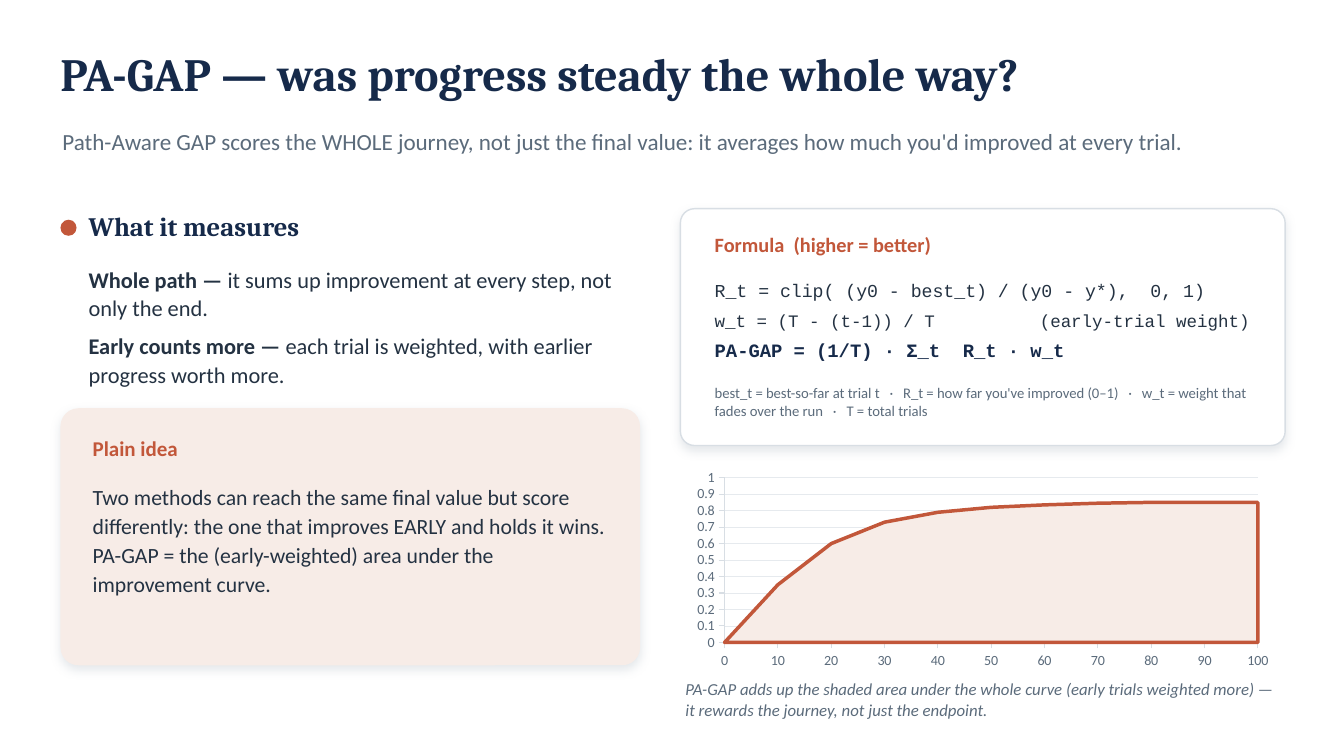
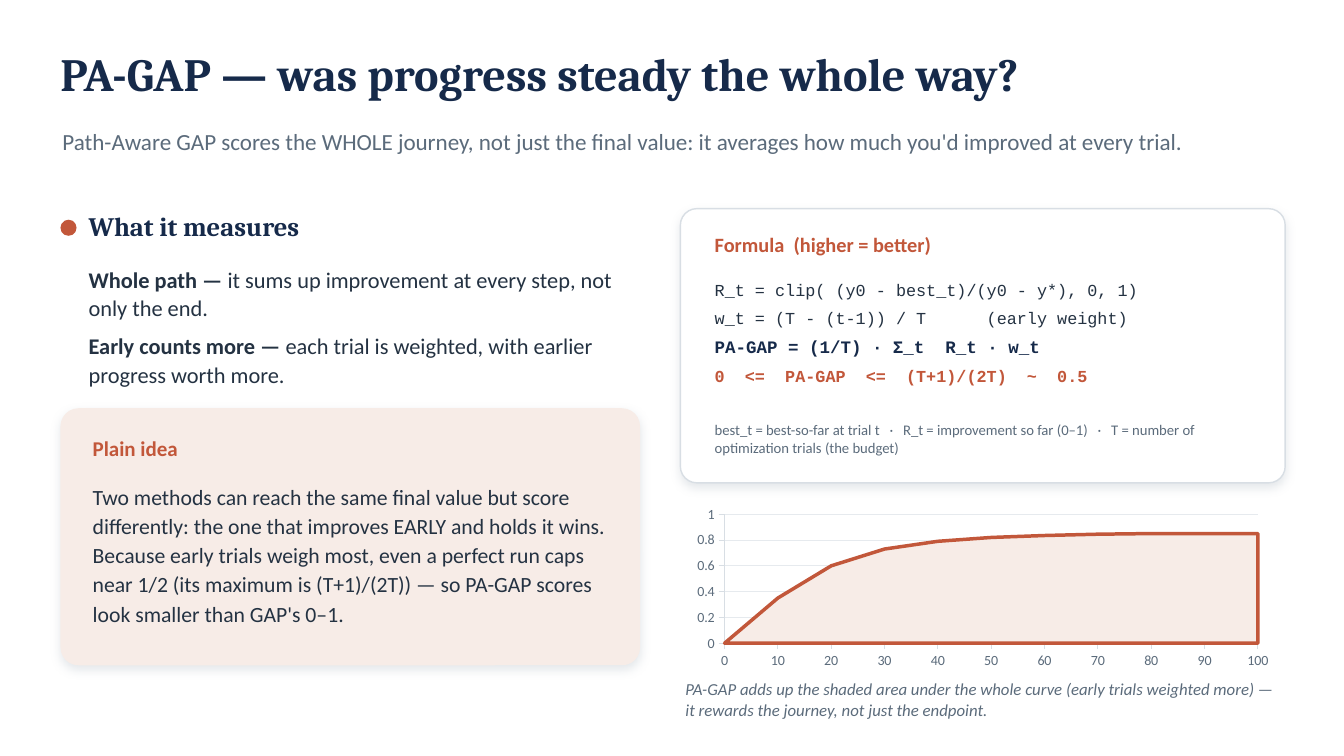
Before and after one commit to fmfsa/ccbo, a slide deck: slide 2 of slides/GAP_PA-GAP_explainer.pptx. Drawn at 1344x756 pixels with LibreOffice and Linux fonts; fonts in the diff are those of the drawing. Boxes give left, top, right and bottom in pixels: in the first picture for what was removed or moved away, otherwise in the second. Text is boxed around its words. In the diff, an @@ line names an element or a change of style, - is before the commit and + after.

```diff
--- a/slides/GAP_PA-GAP_explainer.pptx
+++ b/slides/GAP_PA-GAP_explainer.pptx
@@ rounded rectangle resized from (x1=681, y1=209, x2=1286, y2=446) to (x1=681, y1=209, x2=1286, y2=483) @@
@@ text at (x1=715, y1=284, x2=1138, y2=328): text changed; size 12.5 to 12 pt @@
-R_t = clip( (y0 - best_t) / (y0 - y*), 0, 1)
-w_t = (T - (t-1)) / T (early-trial weight)
+R_t = clip( (y0 - best_t)/(y0 - y*), 0, 1)
+w_t = (T - (t-1)) / T (early weight)
@@ text at (x1=715, y1=341, x2=1039, y2=357): size 13.5 to 12.5 pt in "PA-GAP = (1/T) · Σ_t R_t · ..." @@
@@ text at (x1=906, y1=370, x2=1087, y2=386): paragraph added @@
+0 <= PA-GAP <= (T+1)/(2T) ~ 0.5
@@ text at (x1=715, y1=424, x2=1195, y2=456): text changed @@
-best_t = best-so-far at trial t · R_t = how far you've improved (0–1) · w_t = weight that fades over the run · T = total trials
+best_t = best-so-far at trial t · R_t = improvement so far (0–1) · T = number of optimization trials (the budget)
@@ text at (x1=93, y1=490, x2=605, y2=622): text changed @@
-Two methods can reach the same final value but score differently: the one that improves EARLY and holds it wins. PA-GAP = the (early-weighted) area under the improvement curve.
+Two methods can reach the same final value but score differently: the one that improves EARLY and holds it wins. Because early trials weigh most, even a perfect run caps near 1/2 (its maximum is (T+1)/(2T)) — so PA-GAP scores look smaller than GAP's 0–1.
@@ area chart resized from (x1=686, y1=466, x2=1280, y2=673) to (x1=686, y1=503, x2=1280, y2=673) @@
```
Also in this commit, not shown: 1 other slide changed, 4 slides added, 16 other files.
